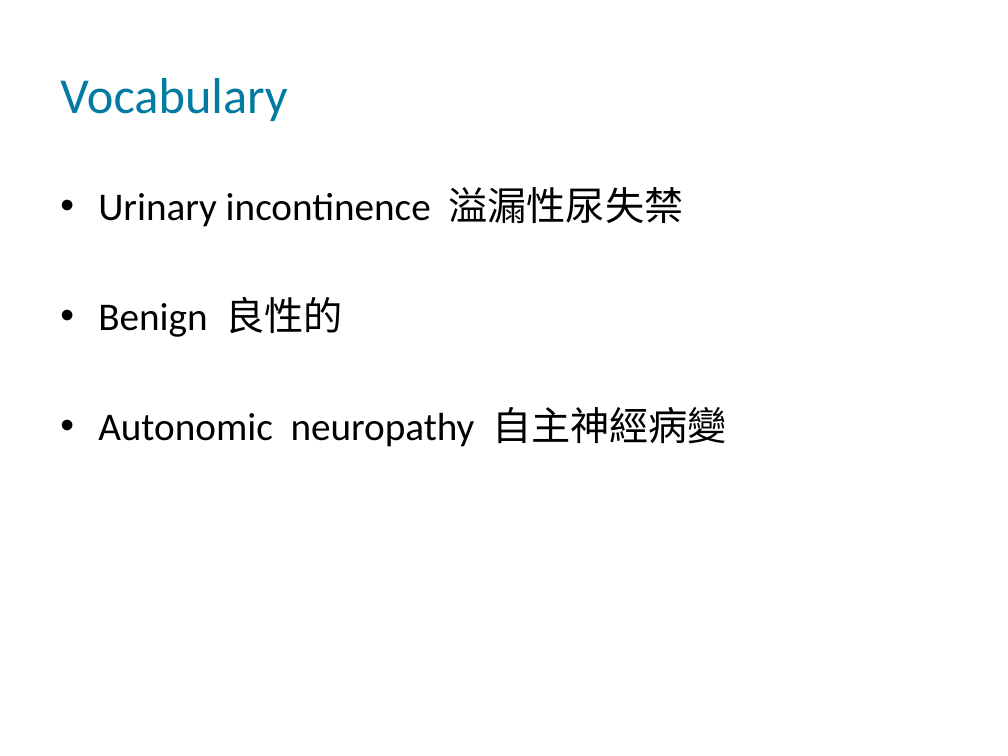
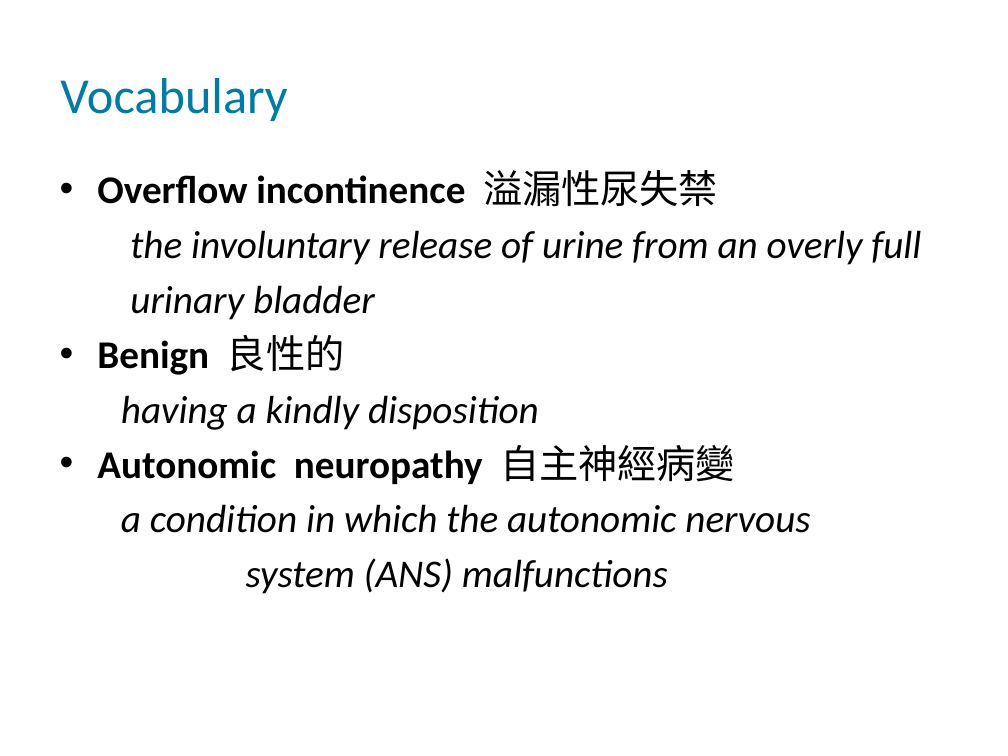
Before and after one commit to QuocVoong/R-Study-Lists, a slide deck: slide 5 of Medicine/5855_stethoscope_ppt/5855.pptx. Drawn at 1008x756 pixels with LibreOffice and Linux fonts; fonts in the diff are those of the drawing; background and template pictures are left out. Boxes give left, top, right and bottom in pixels: in the first picture for what was removed or moved away, otherwise in the second. Text is boxed around its words. In the diff, an @@ line names an element or a change of style, - is before the commit and + after.

```diff
--- a/Medicine/5855_stethoscope_ppt/5855.pptx
+++ b/Medicine/5855_stethoscope_ppt/5855.pptx
@@ text "Overflow incontinence 溢漏性尿失禁": place and size @@
-text "Overflow incontinence 溢漏性尿失禁" at bbox=[98, 187, 727, 447]
+text "Overflow incontinence 溢漏性尿失禁" at bbox=[97, 170, 921, 594]
@@ text at bbox=[97, 170, 921, 320]: text changed; italic on @@
-• Urinary incontinence 溢漏性尿失禁
+• Overflow incontinence 溢漏性尿失禁
+the involuntary release of urine from an overly full
+urinary bladder
@@ text at bbox=[97, 335, 735, 484]: bold on in "Benign", "Autonomic neuropathy" @@
@@ text at bbox=[121, 395, 539, 430]: paragraph added @@
+having a kindly disposition
@@ text at bbox=[121, 504, 810, 594]: paragraphs added @@
+a condition in which the autonomic nervous
+system (ANS) malfunctions
```
Also in this commit, not shown: 6 other slides changed.
